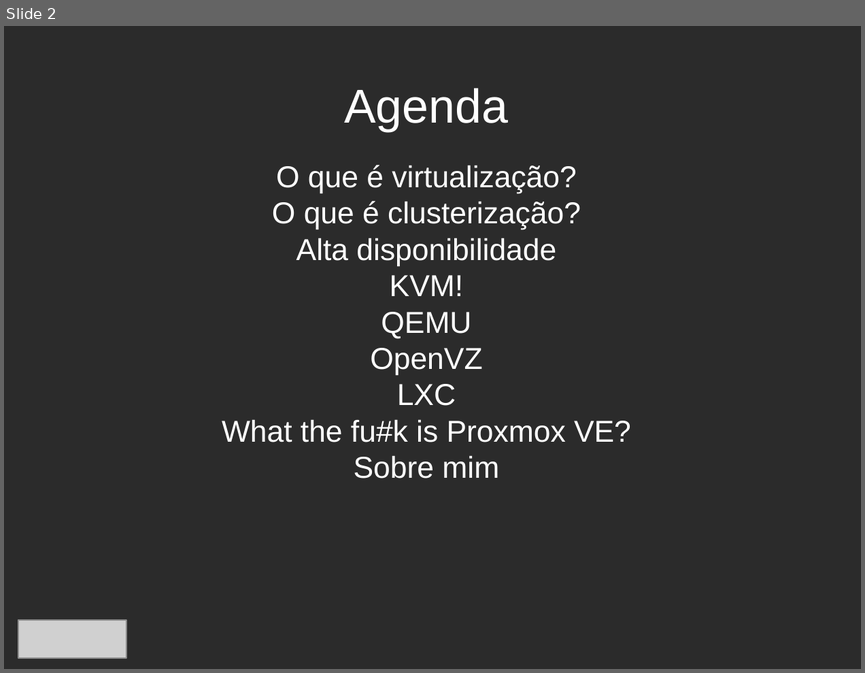
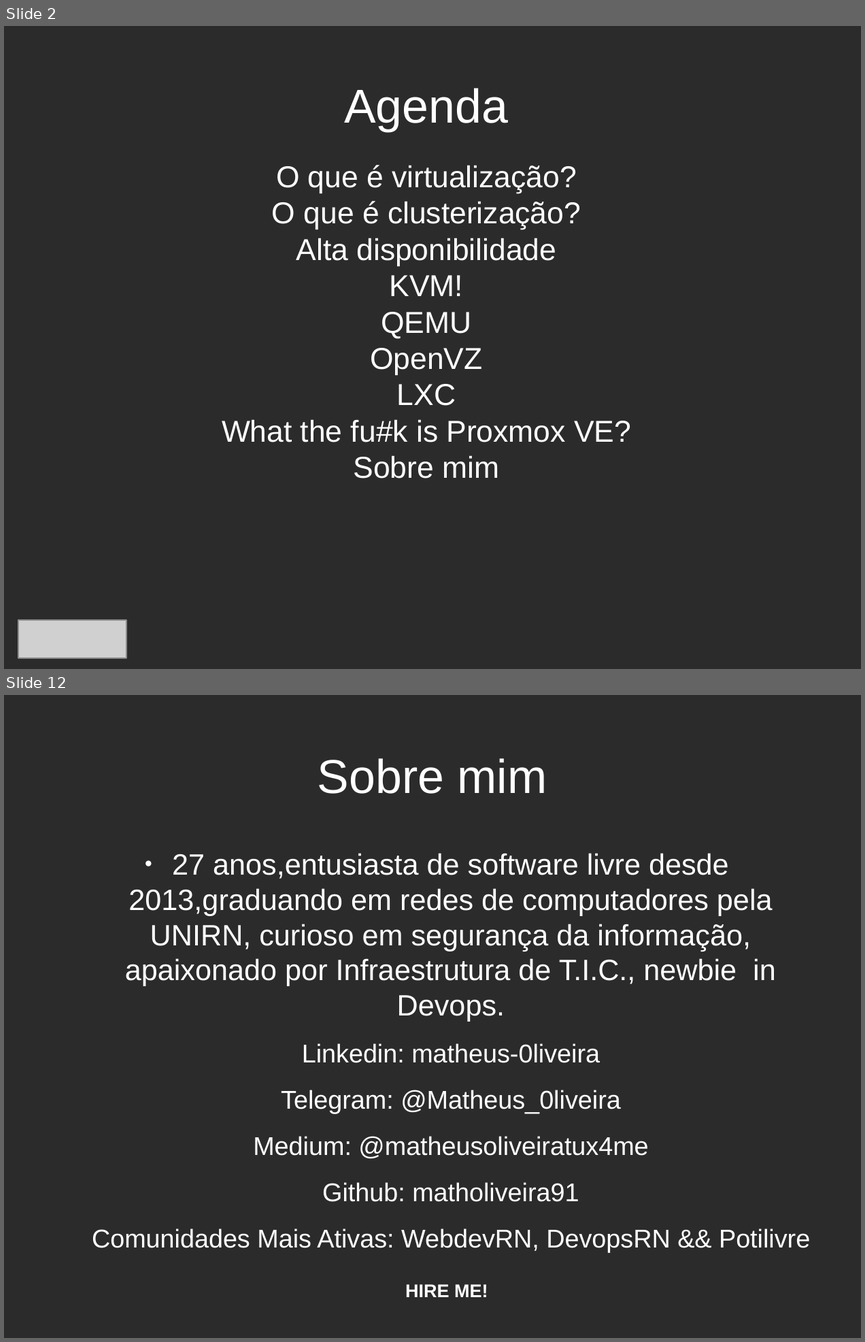
Before and after one commit to matholiveira91/3poticon, a slide deck: proxmoxve.odp. Shown one above the other, each under a label of ours: slide 2 before the commit, slides 2 and 12 after it; the slides between them are not shown. The pictures are 865x673 and 865x1342 pixels, drawn with LibreOffice and Linux fonts; fonts in the diff are those of the drawing; grey boxes stand for pictures; background and template pictures are left out; a plain dark background stands for a picture behind light text. Boxes give left, top, right and bottom in pixels: in the first picture for what was removed or moved away, otherwise in the second. Text is boxed around its words. In the diff, an @@ line names an element or a change of style, - is before the commit and + after.

```diff
--- a/proxmoxve.odp
+++ b/proxmoxve.odp
@@ slide 12 added at bbox=[4, 695, 861, 1338], background picture (left out) @@
@@ title added at bbox=[317, 758, 547, 794], 44 pt, text #FFFFFF @@
+Sobre mim
@@ text added at bbox=[92, 853, 810, 1297], 27.2 pt, text #FFFFFF @@
+● 27 anos,entusiasta de software livre desde 2013,graduando em redes de computadores pela UNIRN, curioso em segurança da informação, apaixonado por Infraestrutura de T.I.C., newbie in Devops.
+Linkedin: matheus-0liveira
+Telegram: @Matheus_0liveira
+Medium: @matheusoliveiratux4me
+Github: matholiveira91
+Comunidades Mais Ativas: WebdevRN, DevopsRN && Potilivre
+HIRE ME!
```
Also in this commit, not shown: 8 slides changed, 1 other slide added, 1 slide removed, 3 other files.
